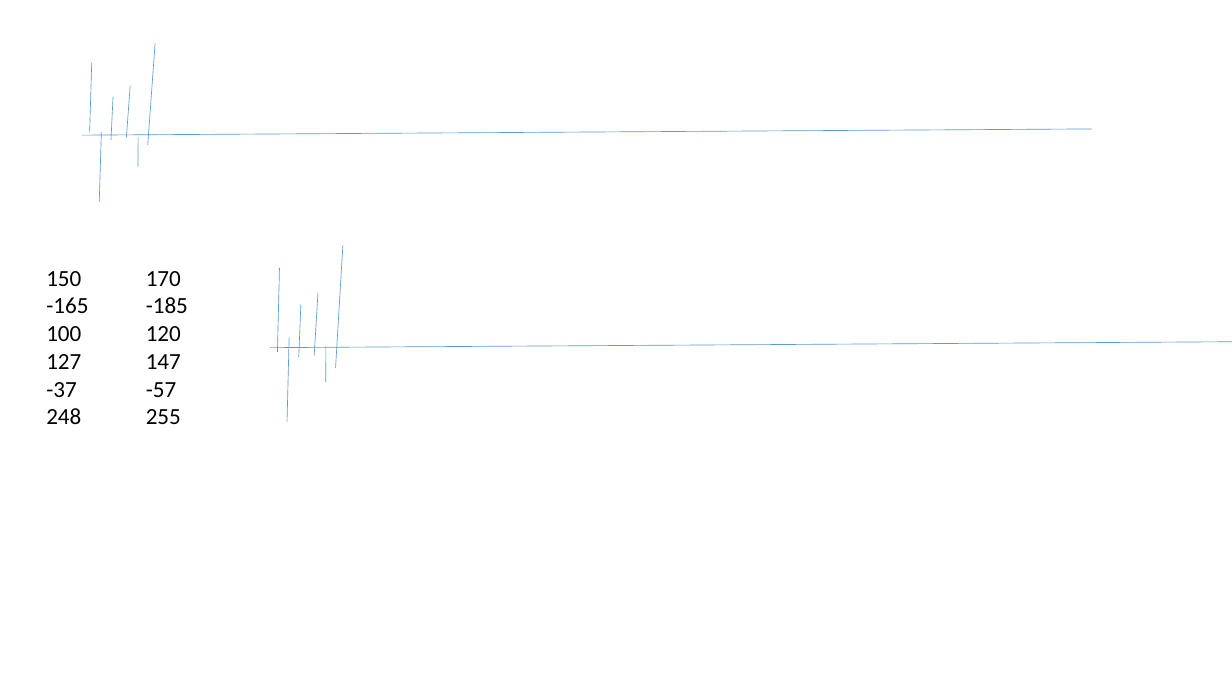
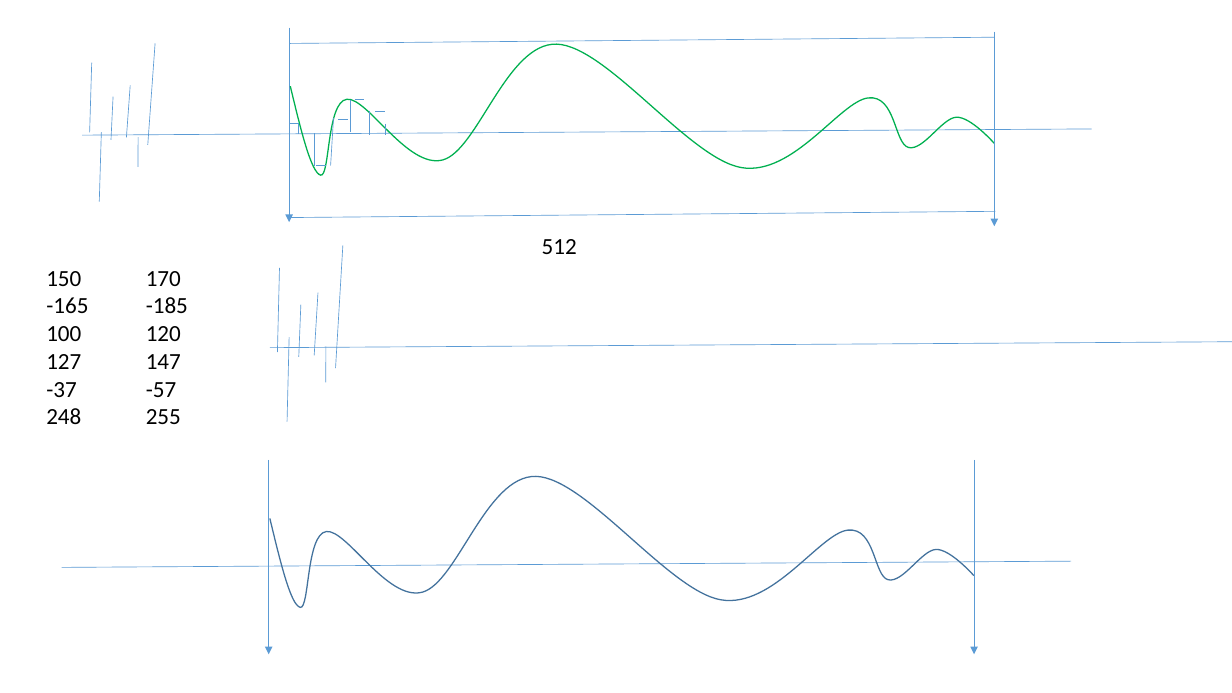
Before and after one commit to anodiamadmin/RedDust, a slide deck: slide 9 of Docs/ProductDesign.pptx. Drawn at 1232x693 pixels with LibreOffice and Linux fonts; fonts in the diff are those of the drawing. Boxes give left, top, right and bottom in pixels: in the first picture for what was removed or moved away, otherwise in the second. Text is boxed around its words. In the diff, an @@ line names an element or a change of style, - is before the commit and + after.

Commit message:
cmt

```diff
--- a/Docs/ProductDesign.pptx
+++ b/Docs/ProductDesign.pptx
@@ arrow added from (289, 28) to (289, 222), #5B9BD5 0.5 pt @@
@@ line added from (289, 43) to (994, 37), #5B9BD5 0.5 pt @@
@@ freeform shape added at <box>290,44,994,176</box>, outline #00B050 1 pt @@
@@ arrow added from (994, 31) to (994, 226), #5B9BD5 0.5 pt @@
@@ line added from (334, 118) to (331, 165), #5B9BD5 0.5 pt @@
@@ line added from (338, 119) to (348, 119), #5B9BD5 0.5 pt @@
@@ line added from (350, 100) to (350, 132), #5B9BD5 0.5 pt @@
@@ line added from (355, 100) to (364, 100), #5B9BD5 0.5 pt @@
@@ line added from (370, 111) to (370, 135), #5B9BD5 0.5 pt @@
@@ line added from (375, 112) to (385, 112), #5B9BD5 0.5 pt @@
@@ line added from (289, 123) to (299, 123), #5B9BD5 0.5 pt @@
@@ line added from (299, 124) to (299, 134), #5B9BD5 0.5 pt @@
@@ line added from (314, 133) to (314, 165), #5B9BD5 0.5 pt @@
@@ line added from (385, 124) to (385, 136), #5B9BD5 0.5 pt @@
@@ line added from (316, 165) to (326, 165), #5B9BD5 0.5 pt @@
@@ line added from (290, 217) to (995, 212), #5B9BD5 0.5 pt @@
@@ text added at <box>542,239,577,254</box>, 18 pt, text #000000 @@
+512
@@ arrow added from (269, 460) to (269, 654), #5B9BD5 0.5 pt @@
@@ freeform shape added at <box>270,477,974,608</box>, outline #43739E 1 pt @@
@@ arrow added from (974, 460) to (974, 654), #5B9BD5 0.5 pt @@
@@ line added from (62, 567) to (1071, 561), #5B9BD5 0.5 pt @@
```
